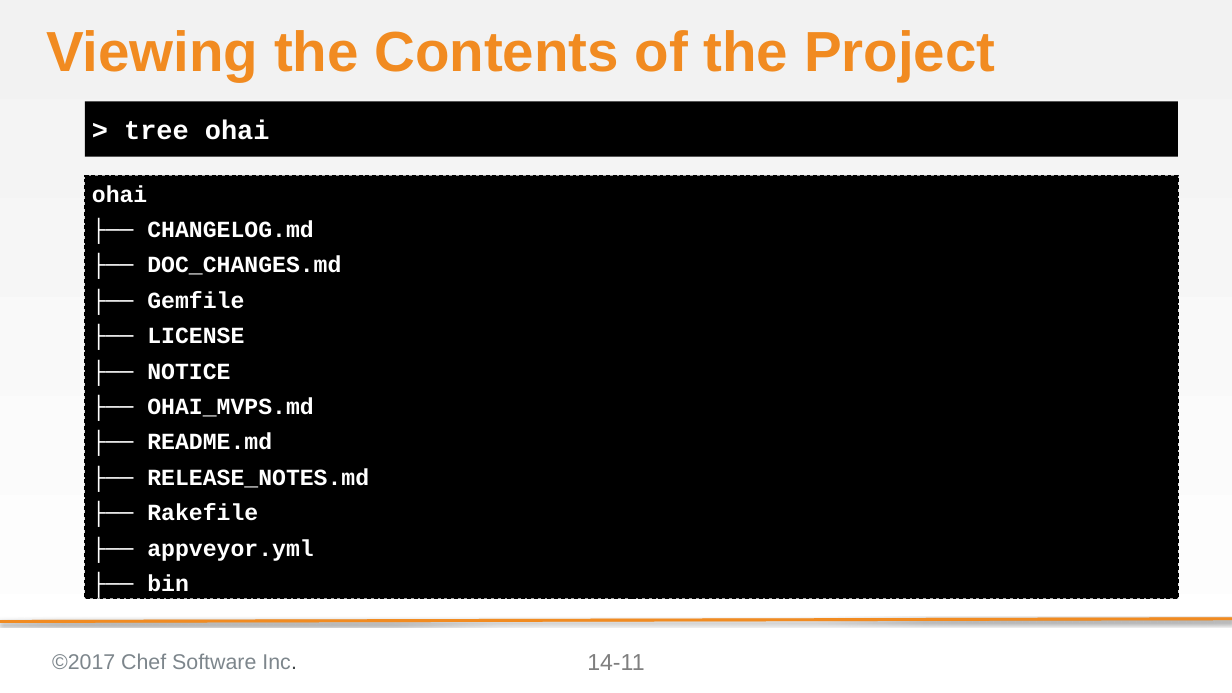
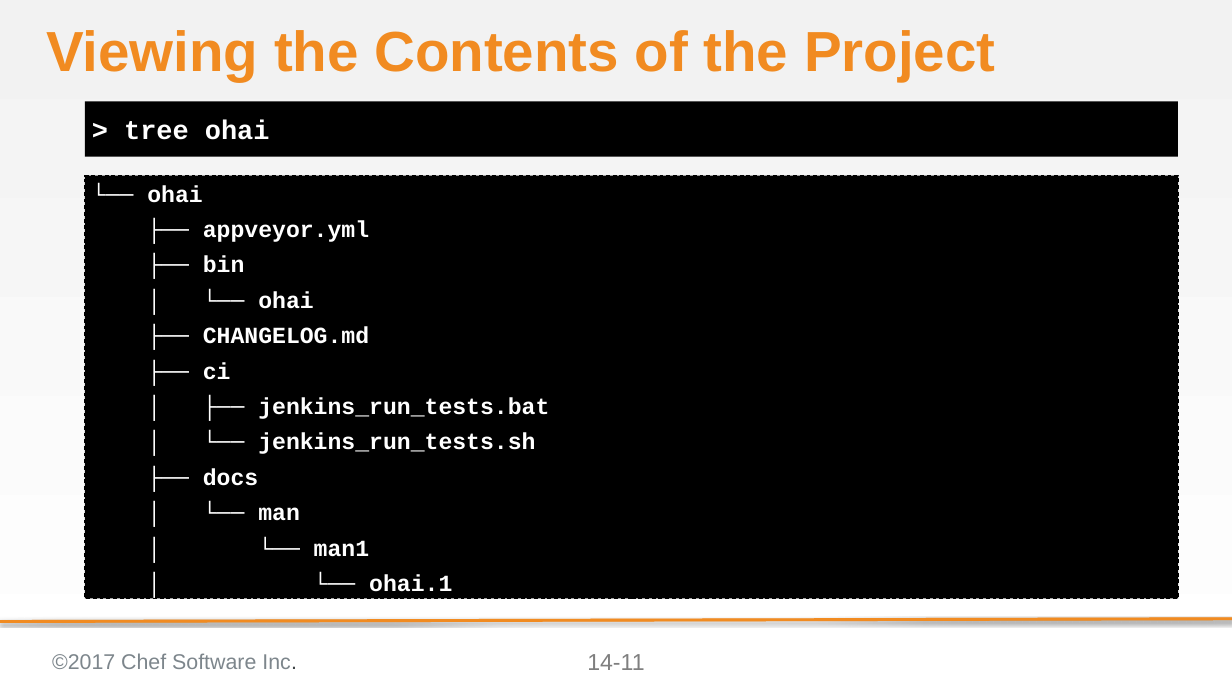
Before and after one commit to ericheiser/chef-intermediate, a slide deck: slide 11 of 14-ohai_plugins.pptx. Drawn at 1232x693 pixels with LibreOffice and Linux fonts; fonts in the diff are those of the drawing; background and template pictures are left out. Boxes give left, top, right and bottom in pixels: in the first picture for what was removed or moved away, otherwise in the second. Text is boxed around its words. In the diff, an @@ line names an element or a change of style, - is before the commit and + after.

```diff
--- a/14-ohai_plugins.pptx
+++ b/14-ohai_plugins.pptx
@@ text at (x1=147, y1=185, x2=202, y2=203): text changed @@
-ohai
-├── CHANGELOG.md
-├── DOC_CHANGES.md
-├── Gemfile
-├── LICENSE
-├── NOTICE
-├── OHAI_MVPS.md
-├── README.md
-├── RELEASE_NOTES.md
-├── Rakefile
+└── ohai
@@ text at (x1=203, y1=291, x2=549, y2=592): paragraphs added @@
+│ └── ohai
+├── CHANGELOG.md
+├── ci
+│ ├── jenkins_run_tests.bat
+│ └── jenkins_run_tests.sh
+├── docs
+│ └── man
+│ └── man1
+│ └── ohai.1
```
Also in this commit, not shown: 2 other slides changed.
